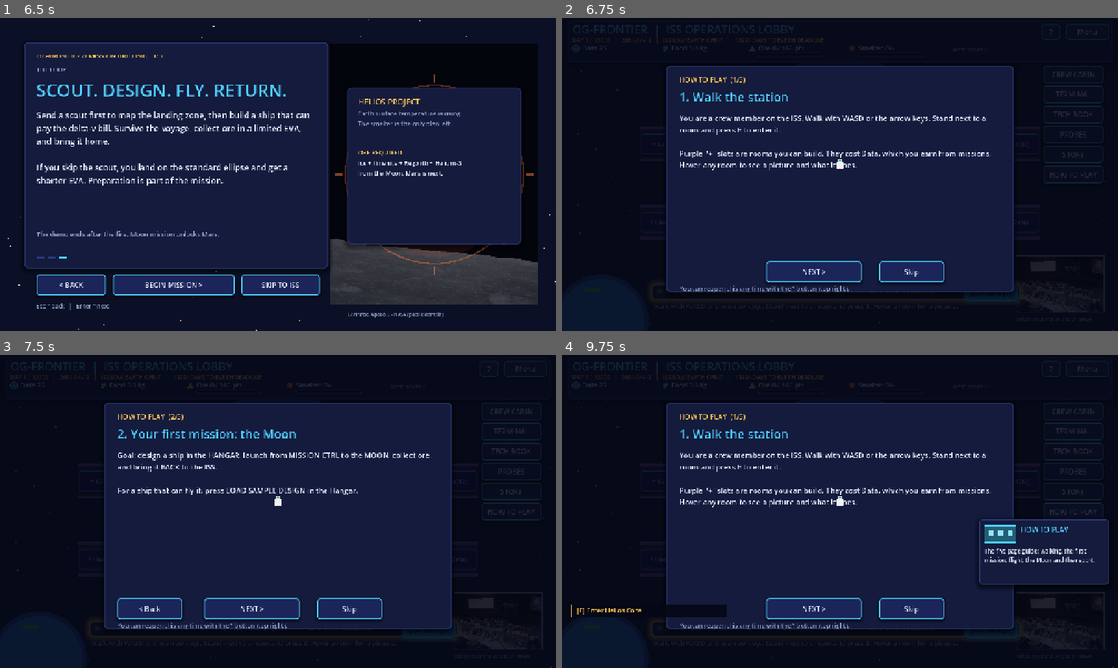
Above: before the commit, frames 1-4 (two rows, left to right).
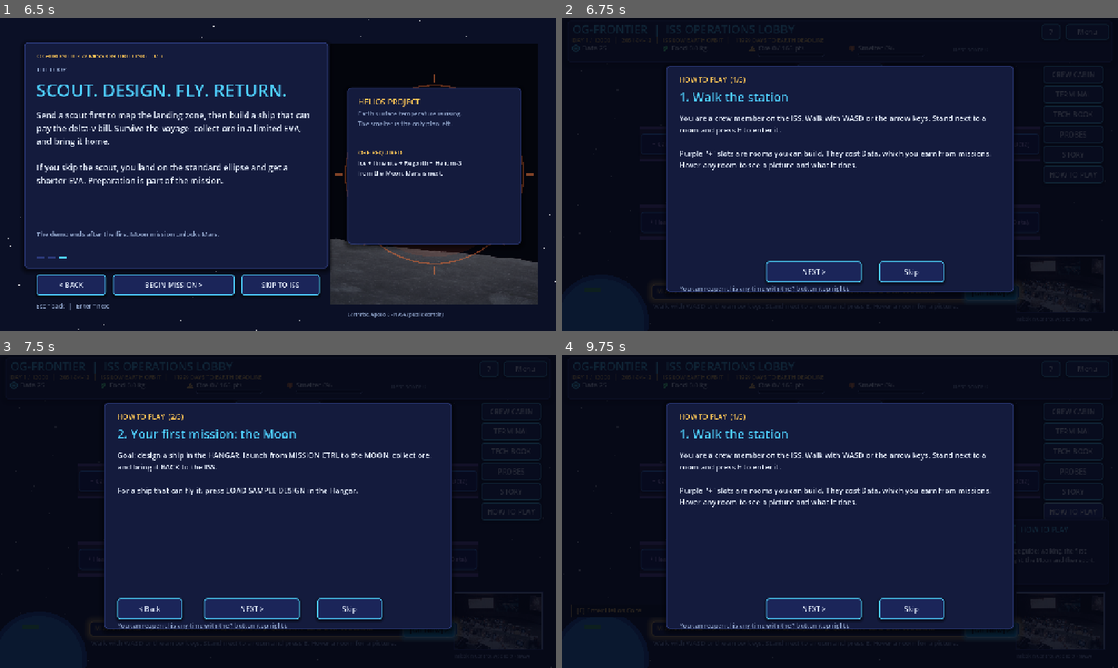
Above: after the commit, the same moments.

Repository: naphatfourt53-crypto/OG-frontier
Game: Godot game, scene res://scenes/menu.tscn
The game is run twice, just before and just after one commit, with the same random seed, the same clock (stepped at 60 frames per second) and the same inputs. Sound files missing from this copy of the repository are replaced by a short silence.
Inputs:
- Up to frame 1 (6.5 s): click "START" at 0.5 s; click "?" at 1.25 s; click "STORY" at 2 s; click "STORY" at 2.75 s; click "[Go Now] >" at 3.5 s; click "[Go Now] >" at 4.25 s; click "NEXT >" at 5 s; click "NEXT >" at 5.75 s
- Up to frame 2 (6.75 s): click "BEGIN MISSION >" at 6.5 s
- Up to frame 3 (7.5 s): click "NEXT >" at 7.25 s
- Up to frame 4 (9.75 s): click "NEXT >" at 8 s; click "Skip" at 8.75 s; click "HOW TO PLAY" at 9.5 s

Frame 1 is identical in both runs. In frame 2, less than 0.1% of the frame differs, in the area x 49-51%, y 45-49%; in frame 3, less than 0.1%; in frame 4, 4.8%, in the area x 1-99%, y 45-84%.

Commit message:
fix(station): crew sprite no longer draws over the how-to-play guide

Diff:
--- a/scripts/station.gd
+++ b/scripts/station.gd
@@ -344,6 +344,8 @@
 		return
 	tut_step = 0
 	tut_box.visible = true
+	# The crew sprite and room labels are added after the guide box, so they would draw over it.
+	tut_box.move_to_front()
 	_render_tutorial()
 
 func _render_tutorial() -> void:
